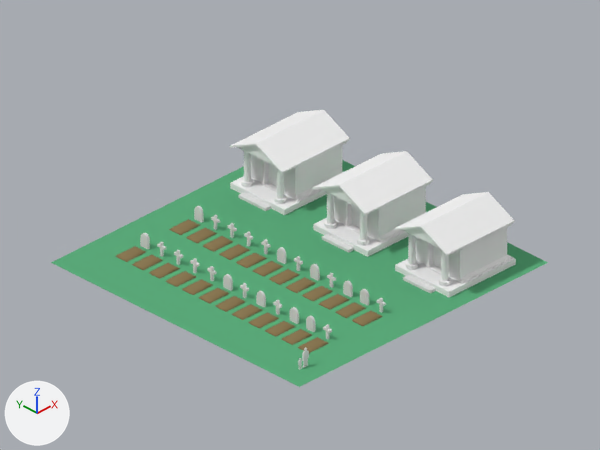
Before and after pictures for a commit that changed the Blender file trunk/data/models/reslowlow.blend.
One viewpoint serves both versions: the file's camera 'Camera'. Every picture has the same lights, and +X, +Y and +Z are marked at lower left.
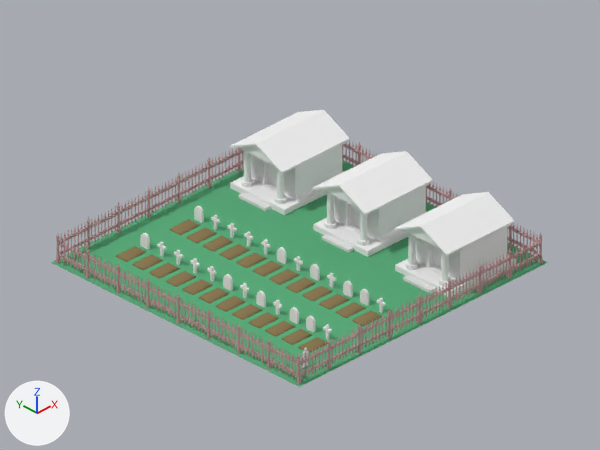
Location of each change, (x1, y1, x2, y2) in pixels of the pictures (600 x 450 px):
'Cube.069', added: after (417, 267, 480, 324)
'Cube.080', added: after (120, 173, 181, 228)
'Cube.072', added: after (176, 293, 238, 350)
'Cube.073', added: after (116, 263, 177, 320)
'Cube.068', added: after (357, 298, 419, 354)
'Cube.067', added: after (297, 329, 359, 384)
'Cube.081', added: after (180, 147, 241, 199)
'Cube.071', added: after (237, 325, 298, 379)
'Cube.070', added: after (478, 239, 540, 294)
'Cube.074', added: after (56, 234, 117, 288)
'Cube.079', added: after (59, 202, 121, 257)
'Cube.075', added: after (507, 223, 543, 264)
'Cube.076', added: after (426, 182, 457, 208)
'Cube.078', added: after (342, 140, 361, 167)
'Cube.077', added: after (360, 147, 377, 164)

The change, as a list of edits to the scene's bpy script:
```text
Add me_cube_020:
    me_cube_020 = me_cube_019.copy(); me_cube_020.name = 'Cube.020'
Add me_cube_021:
    me_cube_021 = me_cube_019.copy(); me_cube_021.name = 'Cube.021'
Add me_cube_022:
    me_cube_022 = me_cube_019.copy(); me_cube_022.name = 'Cube.022'
Add ob_cube_067:
    ob_cube_067 = bpy.data.objects.new('Cube.067', me_cube_019)  # 1544 vertices, 1492 faces; spans x -0.07..4.23, y -0.96..0.77, z -0.07..0.07; in mat_oldmetal (pink #c39b9b)
    ob_cube_067.location = (-7.3, -7.27, 0.82)
    ob_cube_067.rotation_euler = (1.571, 0.0, 0.0)  # degrees (90, 0, 0)
    ob_cube_067.scale = (0.861, 0.861, 0.861)
Add ob_cube_068:
    ob_cube_068 = bpy.data.objects.new('Cube.068', me_cube_020)
    ob_cube_068.location = (-3.66, -7.27, 0.82)
    ob_cube_068.rotation_euler = (1.571, 0.0, 0.0)  # degrees (90, 0, 0)
    ob_cube_068.scale = (0.861, 0.861, 0.861)
Add ob_cube_069:
    ob_cube_069 = bpy.data.objects.new('Cube.069', me_cube_020)
    ob_cube_069.location = (-0.02, -7.27, 0.82)
    ob_cube_069.rotation_euler = (1.571, 0.0, 0.0)  # degrees (90, 0, 0)
    ob_cube_069.scale = (0.861, 0.861, 0.861)
Add ob_cube_070:
    ob_cube_070 = bpy.data.objects.new('Cube.070', me_cube_020)
    ob_cube_070.location = (3.62, -7.27, 0.82)
    ob_cube_070.rotation_euler = (1.571, 0.0, 0.0)  # degrees (90, 0, 0)
    ob_cube_070.scale = (0.861, 0.861, 0.861)
Add ob_cube_071:
    ob_cube_071 = bpy.data.objects.new('Cube.071', me_cube_021)
    ob_cube_071.location = (-7.28, -3.63, 0.82)
    ob_cube_071.rotation_euler = (1.571, 0.0, -1.571)  # degrees (90, 0, -90)
    ob_cube_071.scale = (0.861, 0.861, 0.861)
Add ob_cube_072:
    ob_cube_072 = bpy.data.objects.new('Cube.072', me_cube_021)
    ob_cube_072.location = (-7.28, 0.01, 0.82)
    ob_cube_072.rotation_euler = (1.571, 0.0, -1.571)  # degrees (90, 0, -90)
    ob_cube_072.scale = (0.861, 0.861, 0.861)
Add ob_cube_073:
    ob_cube_073 = bpy.data.objects.new('Cube.073', me_cube_021)
    ob_cube_073.location = (-7.28, 3.65, 0.82)
    ob_cube_073.rotation_euler = (1.571, 0.0, -1.571)  # degrees (90, 0, -90)
    ob_cube_073.scale = (0.861, 0.861, 0.861)
Add ob_cube_074:
    ob_cube_074 = bpy.data.objects.new('Cube.074', me_cube_022)
    ob_cube_074.location = (-7.28, 7.29, 0.82)
    ob_cube_074.rotation_euler = (1.571, 0.0, -1.571)  # degrees (90, 0, -90)
    ob_cube_074.scale = (0.861, 0.861, 0.861)
Add ob_cube_075:
    ob_cube_075 = bpy.data.objects.new('Cube.075', me_cube_022)
    ob_cube_075.location = (7.28, -7.26, 0.82)
    ob_cube_075.rotation_euler = (1.571, 0.0, 1.571)  # degrees (90, 0, 90)
    ob_cube_075.scale = (0.861, 0.861, 0.861)
Add ob_cube_076:
    ob_cube_076 = bpy.data.objects.new('Cube.076', me_cube_021)
    ob_cube_076.location = (7.28, -3.62, 0.82)
    ob_cube_076.rotation_euler = (1.571, 0.0, 1.571)  # degrees (90, 0, 90)
    ob_cube_076.scale = (0.861, 0.861, 0.861)
Add ob_cube_077:
    ob_cube_077 = bpy.data.objects.new('Cube.077', me_cube_021)
    ob_cube_077.location = (7.28, 0.02, 0.82)
    ob_cube_077.rotation_euler = (1.571, 0.0, 1.571)  # degrees (90, 0, 90)
    ob_cube_077.scale = (0.861, 0.861, 0.861)
Add ob_cube_078:
    ob_cube_078 = bpy.data.objects.new('Cube.078', me_cube_021)
    ob_cube_078.location = (7.28, 3.66, 0.82)
    ob_cube_078.rotation_euler = (1.571, 0.0, 1.571)  # degrees (90, 0, 90)
    ob_cube_078.scale = (0.861, 0.861, 0.861)
Add ob_cube_079:
    ob_cube_079 = bpy.data.objects.new('Cube.079', me_cube_020)
    ob_cube_079.location = (-3.63, 7.29, 0.82)
    ob_cube_079.rotation_euler = (1.571, 0.0, -3.142)  # degrees (90, 0, -180)
    ob_cube_079.scale = (0.861, 0.861, 0.861)
Add ob_cube_080:
    ob_cube_080 = bpy.data.objects.new('Cube.080', me_cube_020)
    ob_cube_080.location = (0.01, 7.29, 0.82)
    ob_cube_080.rotation_euler = (1.571, 0.0, -3.142)  # degrees (90, 0, -180)
    ob_cube_080.scale = (0.861, 0.861, 0.861)
Add ob_cube_081:
    ob_cube_081 = bpy.data.objects.new('Cube.081', me_cube_020)
    ob_cube_081.location = (3.65, 7.29, 0.82)
    ob_cube_081.rotation_euler = (1.571, 0.0, -3.142)  # degrees (90, 0, -180)
    ob_cube_081.scale = (0.861, 0.861, 0.861)
```
